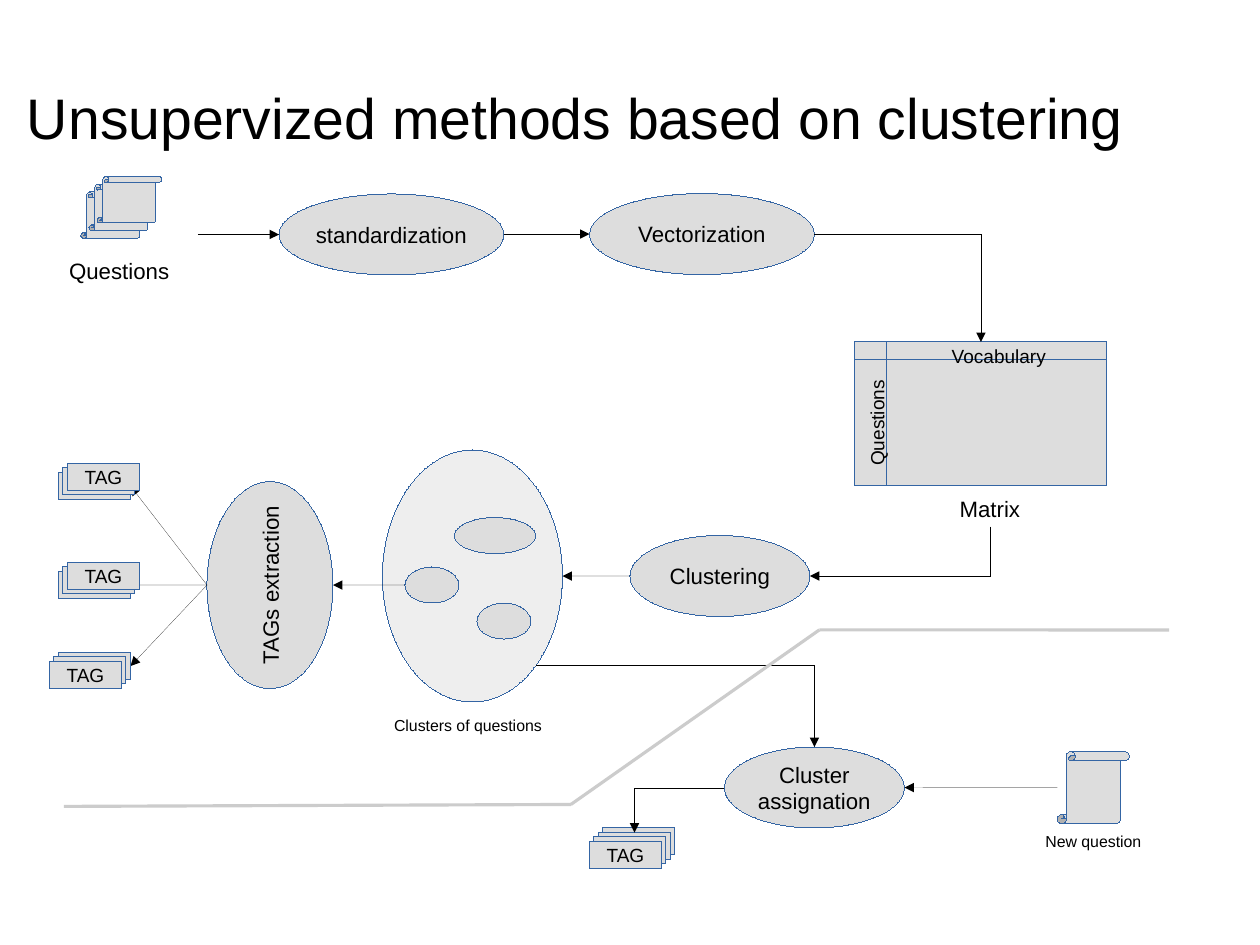
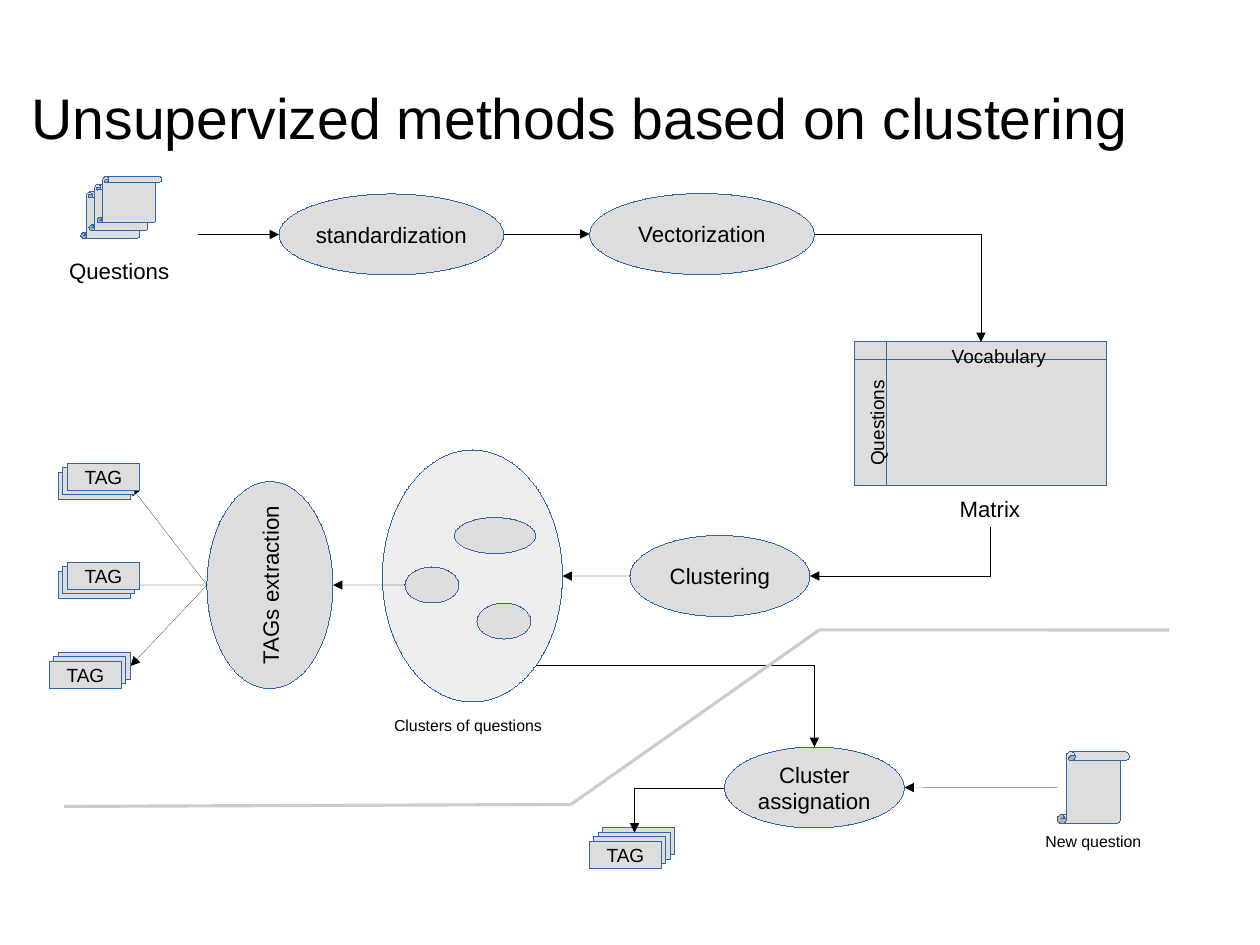
Before and after one commit to dataforcast/OC_Datascientist, a slide deck: slide 19 of P6/report/Openclassrooms_ParcoursDatascientist_P6-V1.odp. Drawn at 1260x945 pixels with LibreOffice and Linux fonts; fonts in the diff are those of the drawing; background and template pictures are left out. Boxes give left, top, right and bottom in pixels: in the first picture for what was removed or moved away, otherwise in the second. Text is boxed around its words. In the diff, an @@ line names an element or a change of style, - is before the commit and + after.

```diff
--- a/P6/report/Openclassrooms_ParcoursDatascientist_P6-V1.odp
+++ b/P6/report/Openclassrooms_ParcoursDatascientist_P6-V1.odp
@@ title "Unsupervized methods based on clustering": place and size @@
-title "Unsupervized methods based on clustering" at [27, 97, 1122, 150]
+title "Unsupervized methods based on clustering" at [31, 97, 1126, 150]
```
Also in this commit, not shown: 10 other slides changed, 1 slide added, 1 slide removed, 5 other files.
